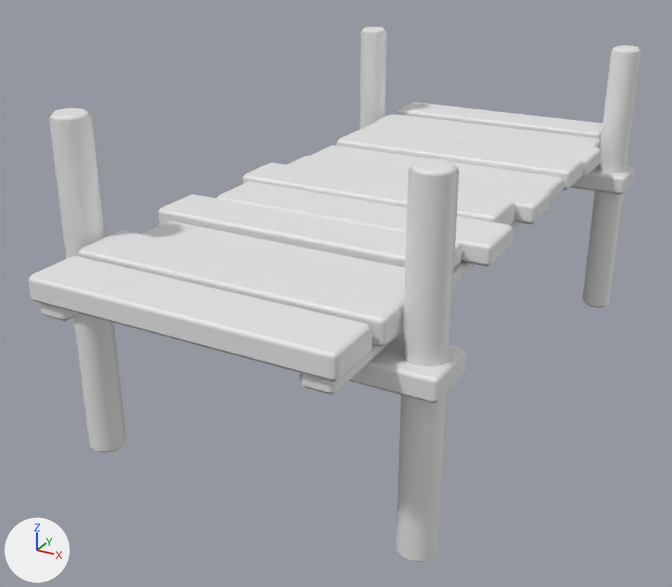
The FBX model CrashCourse/Assets/ART_Assets/Platforms/Small/M_Small_Long_1.fbx as it was, and as the next commit left it.
The view is the same before and after, from a 50 mm camera at (83.28, -5.07, 3.34) aimed at (78.61, 3.43, -0.91). The axes (+X, +Y, +Z) are drawn at lower left. The lights are the same throughout. The picture after the commit comes second. Where no turn or scale is listed for an object, it has been applied to the vertices.

Objects in the first picture: 'M_Small_Long_1'.
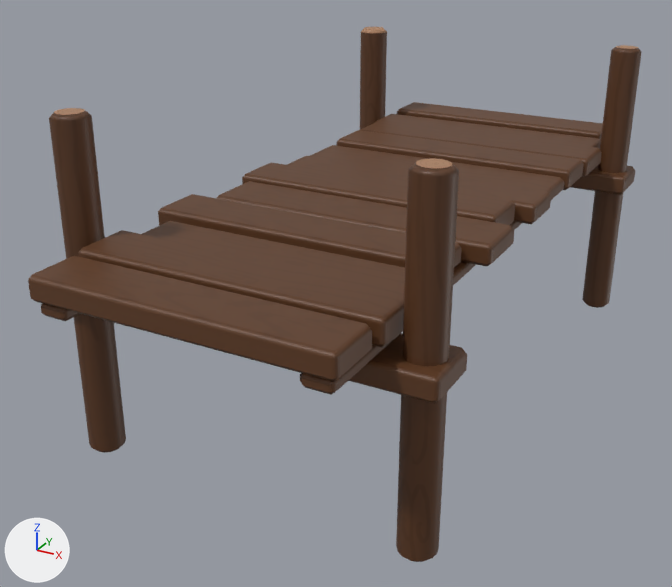
Pixel boxes [x1, y1, x2, y2] of what changed, in the pictures (672 x 587 px):
'M_Small_Long_1', recoloured (white to brown)
    both: [28, 27, 642, 562]

Diff of the bpy script that builds the scene:
```diff
--- a/CrashCourse/Assets/ART_Assets/Platforms/Small/M_Small_Long_1.fbx.py
+++ b/CrashCourse/Assets/ART_Assets/Platforms/Small/M_Small_Long_1.fbx.py
@@ img_row_1_uv_png @@
+img_row_1_uv_png = load_image('Row_1_UV.png', '../Textures/Row_1_UV.png', 1024, 1024, 'sRGB')
@@ mat_row_1 @@
+mat_row_1 = principled_material('Row_1')
+mat_row_1.texture = img_row_1_uv_png
@@ me_cube_712 @@
 me_cube_712.from_pydata(...)  # 640 vertices, 616 faces; spans x -2.03..1.96, y -3.93..4.02, z -2.19..1.3
+me_cube_712.materials.append(mat_row_1)  # picture img_row_1_uv_png
```
